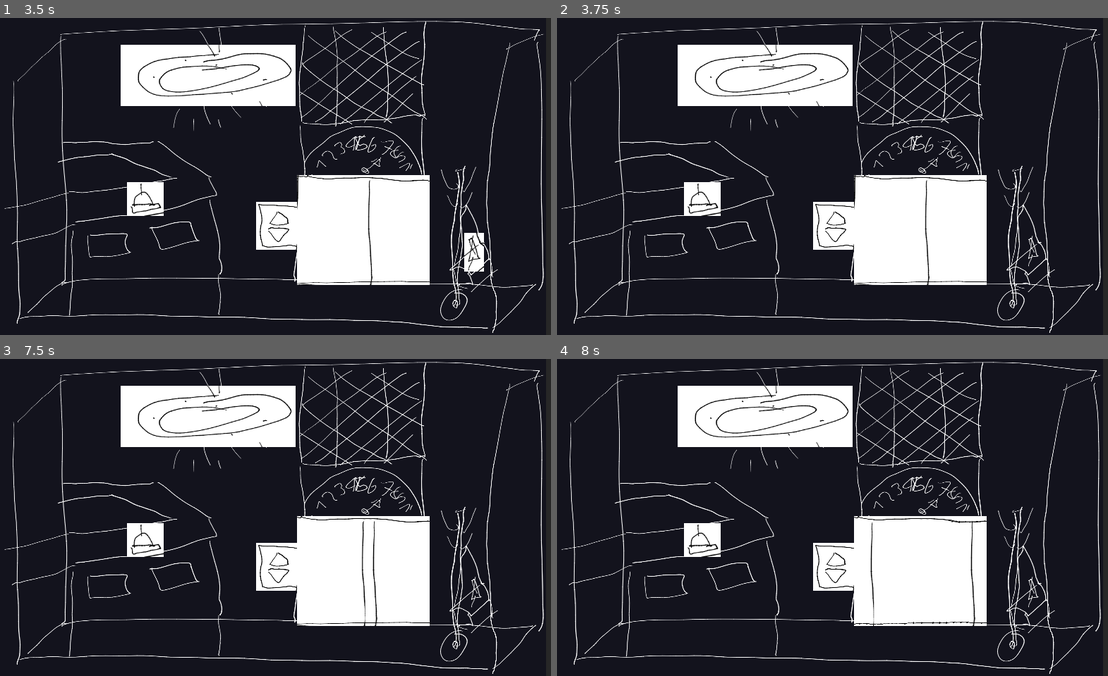
Above: before the commit, frames 1-4 (two rows, left to right).
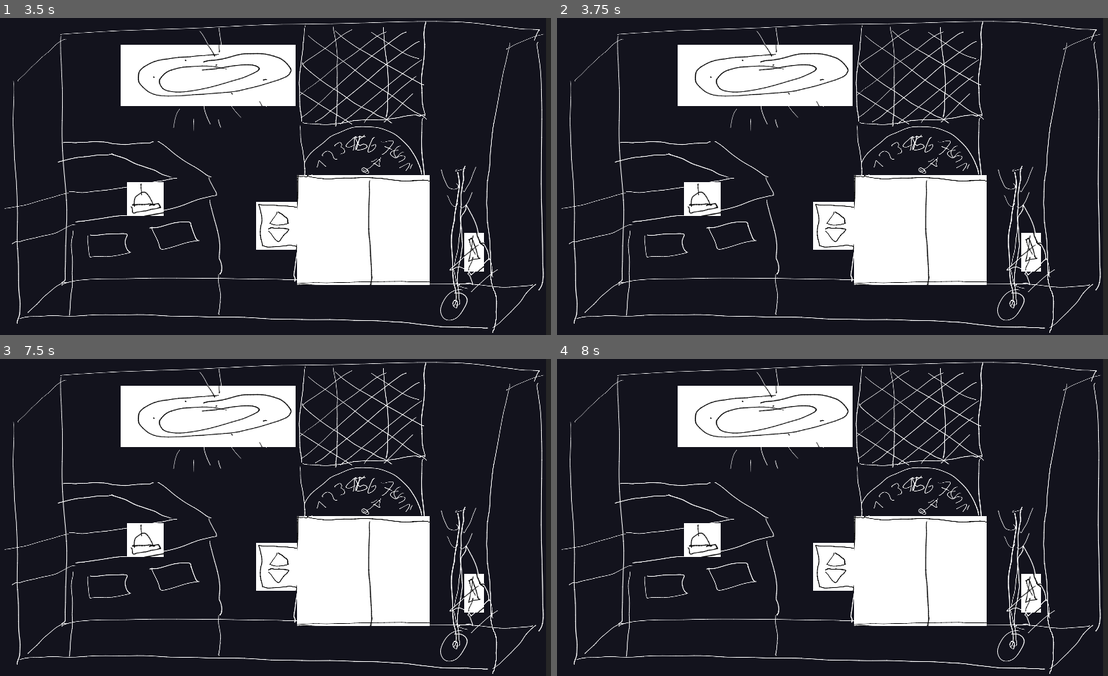
Above: after the commit, the same moments.

Repository: chippmann/dampfmechanische-einstellung
Game: Godot game, scene res://stages/00_Prologue.tscn
Same seed, same stepped clock (60 frames per second), same inputs: the game is played once before the commit and once after it. Sound files missing from this copy of the repository are replaced by a short silence.
Inputs (mouse positions are in pixels of both pictures, inside the frame that each line leads up to):
- Up to frame 1 (3.5 s): click (209, 75) at 0.5 s; click (143, 198) at 1.25 s; click (281, 227) at 2 s; click (363, 230) at 2.75 s
- Up to frame 2 (3.75 s): click (1030, 252) at 3.5 s
- Up to frame 3 (7.5 s): click (209, 416) at 4.25 s; click (143, 539) at 5 s; click (281, 568) at 5.75 s; click (363, 571) at 6.5 s; click (473, 593) at 7.27 s
- Up to frame 4 (8 s): no input

Frame 1 is identical in both runs. In frame 2, 0.4% of the frame differs, in the area x 84-88%, y 67-80%; in frame 3, 0.9%; in frame 4, 0.9%, in the area x 53-88%, y 49-85%.

Commit message:
Tie player navigation to actions

Diff:
--- a/Player.gd
+++ b/Player.gd
@@ -7,6 +7,7 @@
 onready var _navigation: Navigation2D = get_node(navigation)
 
 var _velocity := Vector2.ZERO
+var _current_action_instance_guid: String
 
 func _ready() -> void:
 	PlayerNavigationTarget.connect("new_player_navigation_target", self, "_on_new_player_target")
@@ -22,10 +23,14 @@
 	_velocity += steering
 	_velocity = move_and_slide(_velocity)
 
-func _on_new_player_target(new_target: Vector2) -> void:
+func _on_new_player_target(new_target: Vector2, action_instance_guid: String) -> void:
+	_current_action_instance_guid = action_instance_guid
+	if !$NavigationAgent2D.is_navigation_finished():
+		PlayerNavigationTarget.emit_signal("player_navigation_cancelled", action_instance_guid)
+
 	$NavigationAgent2D.set_target_location(new_target)
 
 
 func _on_NavigationAgent2D_navigation_finished() -> void:
 	print("Player navigation finished")
-	PlayerNavigationTarget.emit_signal("player_navigation_finished")
+	PlayerNavigationTarget.emit_signal("player_navigation_finished", _current_action_instance_guid)
--- a/TestScene.gd
+++ b/TestScene.gd
@@ -8,7 +8,7 @@
 
 # Called when the node enters the scene tree for the first time.
 func _ready() -> void:
-	PlayerNavigationTarget.emit_signal("new_player_navigation_target", Vector2(500, 0))
+	pass
 
 
 # Called every frame. 'delta' is the elapsed time since the previous frame.
--- a/TestScene.tscn
+++ b/TestScene.tscn
@@ -1,7 +1,9 @@
-[gd_scene load_steps=4 format=2]
+[gd_scene load_steps=6 format=2]
 
+[ext_resource path="res://objects/base/IneractableObject.tscn" type="PackedScene" id=1]
 [ext_resource path="res://Player.tscn" type="PackedScene" id=2]
 [ext_resource path="res://TestScene.gd" type="Script" id=3]
+[ext_resource path="res://objects/testObject/TestAction.tres" type="Resource" id=4]
 
 [sub_resource type="NavigationPolygon" id=1]
 vertices = PoolVector2Array( 461, 598, 31, 497, 60, 371, 563, 438, 969, 536, 685, 249, 979, 287 )
@@ -11,6 +13,13 @@
 [node name="TestScene" type="Node2D"]
 script = ExtResource( 3 )
 
+[node name="IneractableObject" parent="." instance=ExtResource( 1 )]
+margin_left = 677.0
+margin_top = 267.0
+margin_right = 741.0
+margin_bottom = 331.0
+actions = [ ExtResource( 4 ) ]
+
 [node name="Navigation2D" type="Navigation2D" parent="."]
 
 [node name="NavigationPolygonInstance" type="NavigationPolygonInstance" parent="Navigation2D"]
@@ -19,3 +28,10 @@
 [node name="Player" parent="Navigation2D" instance=ExtResource( 2 )]
 position = Vector2( 92, 411 )
 navigation = NodePath("..")
+
+[node name="IneractableObject2" parent="." instance=ExtResource( 1 )]
+margin_left = 710.0
+margin_top = 683.0
+margin_right = 774.0
+margin_bottom = 747.0
+actions = [ ExtResource( 4 ) ]
--- a/objects/Reception/ElevatorButton/ElevatorButtonPress.tres
+++ b/objects/Reception/ElevatorButton/ElevatorButtonPress.tres
@@ -12,3 +12,4 @@
 actionExpression = ""
 actionScript = ExtResource( 3 )
 actionWaitsForAudio = true
+playerWalkBeforeAction = true
--- a/objects/Reception/ElevatorDoor/ElevatorDoorPush01.tres
+++ b/objects/Reception/ElevatorDoor/ElevatorDoorPush01.tres
@@ -12,3 +12,4 @@
 conditionScript = ExtResource( 2 )
 actionExpression = ""
 actionWaitsForAudio = true
+playerWalkBeforeAction = true
--- a/objects/Reception/ElevatorDoor/ElevatorDoorPush02.tres
+++ b/objects/Reception/ElevatorDoor/ElevatorDoorPush02.tres
@@ -12,3 +12,4 @@
 conditionScript = ExtResource( 3 )
 actionExpression = ""
 actionWaitsForAudio = true
+playerWalkBeforeAction = true
--- a/objects/Reception/Receptionist/receptionReceptionistGoTo30.tres
+++ b/objects/Reception/Receptionist/receptionReceptionistGoTo30.tres
@@ -12,3 +12,4 @@
 conditionScript = ExtResource( 3 )
 actionExpression = ""
 actionWaitsForAudio = true
+playerWalkBeforeAction = true
--- a/objects/Reception/Receptionist/receptionReceptionistWait01.tres
+++ b/objects/Reception/Receptionist/receptionReceptionistWait01.tres
@@ -12,3 +12,4 @@
 conditionScript = ExtResource( 3 )
 actionExpression = ""
 actionWaitsForAudio = true
+playerWalkBeforeAction = true
--- a/objects/Reception/Receptionist/receptionReceptionistWait02.tres
+++ b/objects/Reception/Receptionist/receptionReceptionistWait02.tres
@@ -12,3 +12,4 @@
 conditionScript = ExtResource( 3 )
 actionExpression = ""
 actionWaitsForAudio = true
+playerWalkBeforeAction = true
--- a/objects/Reception/ScrewDriver/ScrewDriverPickUp.tres
+++ b/objects/Reception/ScrewDriver/ScrewDriverPickUp.tres
@@ -12,3 +12,4 @@
 actionExpression = ""
 actionScript = ExtResource( 3 )
 actionWaitsForAudio = false
+playerWalkBeforeAction = true
--- a/objects/Reception/ceilingLight/ceilingLightCantReach.tres
+++ b/objects/Reception/ceilingLight/ceilingLightCantReach.tres
@@ -10,3 +10,4 @@
 conditionExpression = "true"
 actionExpression = ""
 actionWaitsForAudio = true
+playerWalkBeforeAction = true
--- a/objects/Reception/receptionBell/receptionBellRing.tres
+++ b/objects/Reception/receptionBell/receptionBellRing.tres
@@ -12,3 +12,4 @@
 actionExpression = ""
 actionScript = ExtResource( 3 )
 actionWaitsForAudio = true
+playerWalkBeforeAction = true
--- a/objects/base/IneractableObject.gd
+++ b/objects/base/IneractableObject.gd
@@ -6,15 +6,21 @@
 
 onready var _audio_stream_player: AudioStreamPlayer2D = $AudioStreamPlayer2D
 
-var _is_action_executing := false
+var currently_running_action_instances = {}
+
+func _ready() -> void:
+	PlayerNavigationTarget.connect("player_navigation_cancelled", self, "_on_player_navigation_cancelled")
 
 func on_press() -> void:
-	if _is_action_executing: return
-	_is_action_executing = true
+	var mouse_position := get_global_mouse_position()
+	if _is_action_executing(): return
 	print("action start")
 
 	var action := _provide_action()
+	var action_instance_guid := Uuid.generate()
+
 	if action:
+		currently_running_action_instances[action_instance_guid] = action
 		print("Executing action: %s" % action.name)
 
 		if action.audio:
@@ -23,13 +29,33 @@
 			if action.actionWaitsForAudio:
 				yield(_audio_stream_player, "finished")
 
-		action.execute_action(action.name)
+		if action.playerWalkBeforeAction:
+			PlayerNavigationTarget.emit_signal("new_player_navigation_target", mouse_position, action_instance_guid)
+			yield(PlayerNavigationTarget, "player_navigation_finished")
 
-	_is_action_executing = false
-	print("action end")
+		if currently_running_action_instances.has(action_instance_guid):
+			action.execute_action(action.name)
+			print("Action %s finished" % action.name)
+		else:
+			print("Action cancelled: %s" % action.name)
+
+	currently_running_action_instances.erase(action_instance_guid)
 
 func _provide_action() -> Resource:
 	for action in actions:
 		if action.is_condition_met(action.name):
 			return action
 	return null
+
+
+func _on_player_navigation_cancelled(action_instance_guid: String) -> void:
+	print("got action_instance_guid %s" % action_instance_guid)
+	if !currently_running_action_instances.has(action_instance_guid): return
+
+	var action: Resource = currently_running_action_instances[action_instance_guid]
+	if action.playerWalkBeforeAction:
+		currently_running_action_instances.erase(action_instance_guid)
+
+
+func _is_action_executing() -> bool:
+	return !currently_running_action_instances.empty()
--- a/objects/base/resources/ObjectAction.gd
+++ b/objects/base/resources/ObjectAction.gd
@@ -9,6 +9,7 @@
 export var actionExpression: String
 export var actionScript: Script
 export var actionWaitsForAudio: bool = true
+export var playerWalkBeforeAction: bool = true
 
 
 func is_condition_met(action_name: String) -> bool:
--- /dev/null
+++ b/objects/testObject/TestAction.tres
@@ -0,0 +1,11 @@
+[gd_resource type="Resource" load_steps=2 format=2]
+
+[ext_resource path="res://objects/base/resources/ObjectAction.gd" type="Script" id=1]
+
+[resource]
+script = ExtResource( 1 )
+name = "testAction"
+conditionExpression = "true"
+actionExpression = "print(\"Action triggered\")"
+actionWaitsForAudio = true
+playerWalkBeforeAction = true
--- a/project.godot
+++ b/project.godot
@@ -49,6 +49,11 @@
  "language": "GDScript",
  "path": "res://Player.gd"
  }, {
+"base": "Reference",
+"class": "Uuid",
+"language": "GDScript",
+"path": "res://utils/uuid.gd"
+}, {
 "base": "Action",
 "class": "receptionBellAction",
 "language": "GDScript",
@@ -73,6 +78,7 @@
 "Player": "",
 "ScrewDriverAction": "",
 "elevatorDoorAction": "",
+"Uuid": "",
 "receptionBellAction": "",
 "receptionBellCondition": "",
 "receptionReceptionistCondition": ""
--- a/singletons/PlayerNavigationTarget.gd
+++ b/singletons/PlayerNavigationTarget.gd
@@ -3,5 +3,6 @@
 #class_name PlayerNavigationTarget
 
 
-signal new_player_navigation_target(target)
-signal player_navigation_finished
+signal new_player_navigation_target(target, action_instance_guid)
+signal player_navigation_finished(action_instance_guid)
+signal player_navigation_cancelled(action_instance_guid)
--- /dev/null
+++ b/utils/uuid.gd
@@ -0,0 +1,33 @@
+extends Reference
+class_name Uuid
+
+static func _getRandomInt(maxValue: int) -> int:
+	randomize()
+	return randi() % maxValue
+
+static func _randomBytes(numberOfBytes: int) -> Array:
+	var byteArray: Array = []
+
+# warning-ignore:unused_variable
+	for ignoredIndex in range(0, numberOfBytes):
+		byteArray.append(_getRandomInt(256))
+
+	return byteArray
+
+static func _uuid_binary() -> Array:
+	var byteArray: Array = _randomBytes(16)
+
+	byteArray[6] = (byteArray[6] & 0x0f) | 0x40
+	byteArray[8] = (byteArray[8] & 0x3f) | 0x80
+	return byteArray
+
+static func generate() -> String:
+	var byteArray: Array = _uuid_binary()
+
+	var low: String = "%02x%02x%02x%02x" % [byteArray[0], byteArray[1], byteArray[2], byteArray[3]]
+	var mid: String = "%02x%02x" % [byteArray[4], byteArray[5]]
+	var hi: String = "%02x%02x" % [byteArray[6], byteArray[7]]
+	var clock: String = "%02x%02x" % [byteArray[8], byteArray[9]]
+	var node: String = "%02x%02x%02x%02x%02x%02x" % [byteArray[10], byteArray[11], byteArray[12], byteArray[13], byteArray[14], byteArray[15]]
+
+	return "%s-%s-%s-%s-%s" % [low, mid, hi, clock, node]
